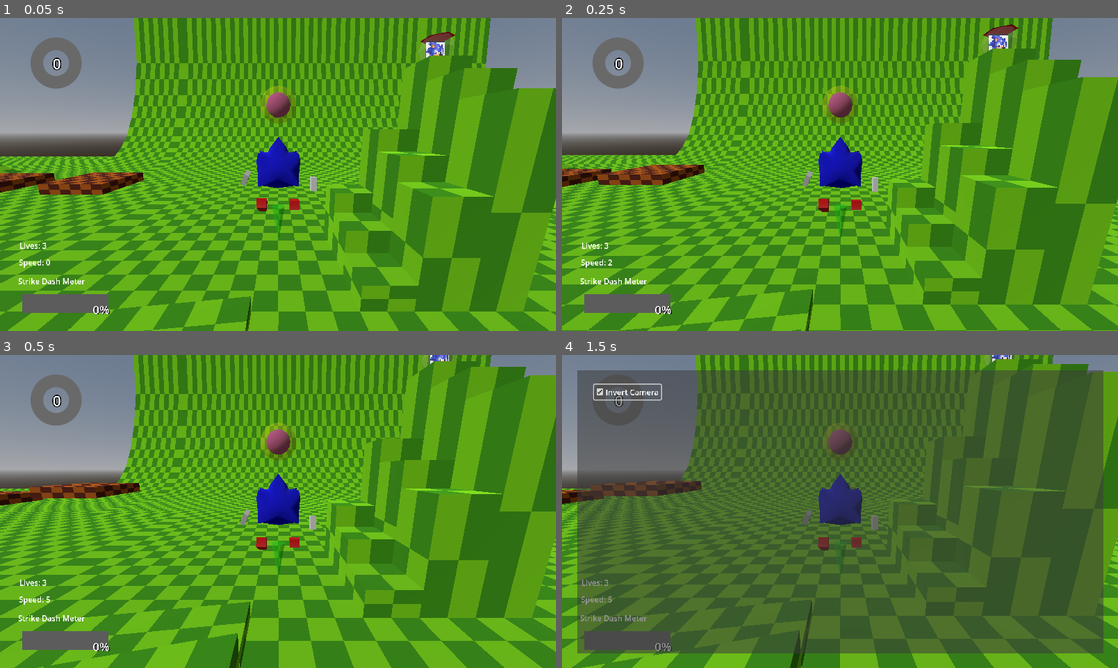
Above: before the commit, frames 1-4 (two rows, left to right).
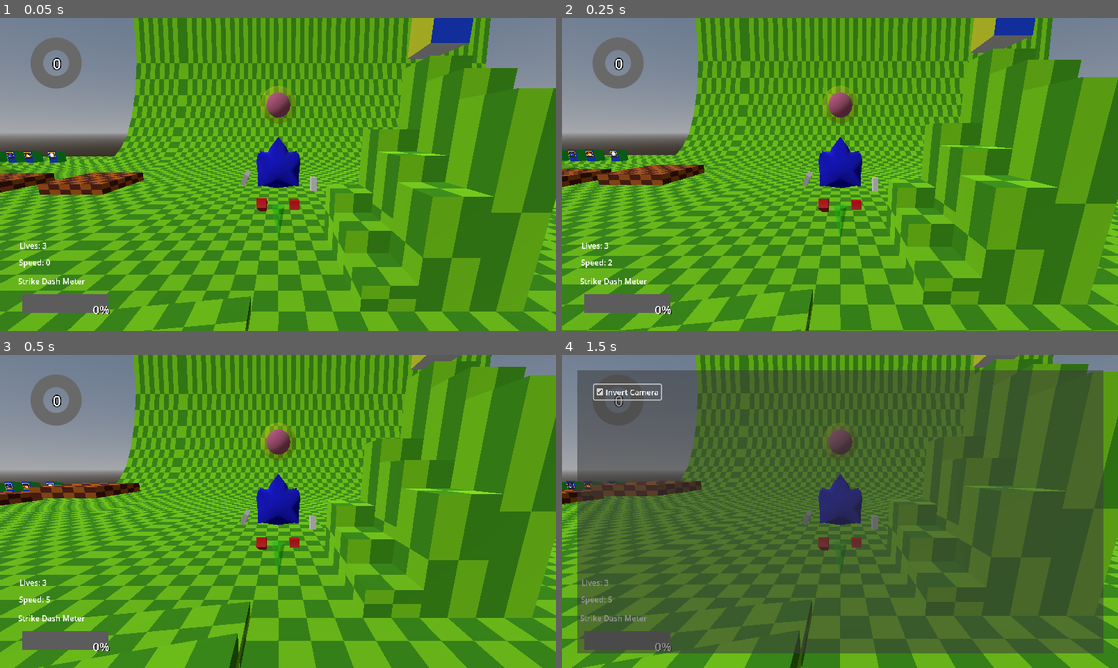
Above: after the commit, the same moments.

Repository: virattus/sonic-ringworlds-s1
Game: Godot game, scene res://scenes/MovementTesting/MovementTesting.tscn
Same seed, same stepped clock (60 frames per second), same inputs: the game is played once before the commit and once after it. Sound files missing from this copy of the repository are replaced by a short silence.
Inputs (mouse positions are in pixels of both pictures, inside the frame that each line leads up to):
- Up to frame 1 (0.05 s): no input
- Up to frame 2 (0.25 s): no input
- Up to frame 3 (0.5 s): no input
- Up to frame 4 (1.5 s): tap Enter (Pause) at 0.5 s; move the mouse to (962, 495) at 0.52 s; hold D (Move_Right) 0.53-1.25 s; tap Ctrl (Attack) at 0.6 s; click (962, 495) at 0.67 s; tap Space (Jump) at 0.77 s; click "Invert Camera" at 1.25 s

The runs differ from the first frame. In frame 1, 1.6% of the frame differs, in the area x 0-86%, y 0-47%; in frame 2, 1.4%; in frame 3, 0.5%; in frame 4, 0.3%.

Commit message:
item boxes and shields

Diff:
--- a/effects/Shield/NormalShield.tscn
+++ b/effects/Shield/NormalShield.tscn
@@ -64,8 +64,10 @@
 [node name="NormalShield" instance=ExtResource("1_i1dh4")]
 
 [node name="BackSprite" parent="." index="0"]
+modulate = Color(1, 1, 1, 0.501961)
 sprite_frames = SubResource("SpriteFrames_s6f42")
 
 [node name="FrontSprite" parent="." index="1"]
+modulate = Color(1, 1, 1, 0.501961)
 sprite_frames = SubResource("SpriteFrames_v1v50")
 autoplay = "default"
--- a/effects/Shield/Shield.tscn
+++ b/effects/Shield/Shield.tscn
@@ -6,11 +6,14 @@
 script = ExtResource("1_3gojj")
 
 [node name="BackSprite" type="AnimatedSprite3D" parent="."]
+modulate = Color(1, 1, 1, 0.501961)
 pixel_size = 0.03
 billboard = 1
 texture_filter = 0
 
 [node name="FrontSprite" type="AnimatedSprite3D" parent="."]
+sorting_offset = 5.0
+modulate = Color(1, 1, 1, 0.501961)
 pixel_size = 0.03
 billboard = 1
 texture_filter = 0
--- a/effects/Shield/ThunderShield.tscn
+++ b/effects/Shield/ThunderShield.tscn
@@ -20,6 +20,18 @@
 "frames": [{
 "duration": 1.0,
 "texture": SubResource("AtlasTexture_l3eje")
+}, {
+"duration": 1.0,
+"texture": SubResource("AtlasTexture_6mcjs")
+}, {
+"duration": 1.0,
+"texture": SubResource("AtlasTexture_jamun")
+}, {
+"duration": 1.0,
+"texture": SubResource("AtlasTexture_6mcjs")
+}, {
+"duration": 1.0,
+"texture": SubResource("AtlasTexture_jamun")
 }, {
 "duration": 1.0,
 "texture": SubResource("AtlasTexture_6mcjs")
--- a/effects/Shield/shield.gd
+++ b/effects/Shield/shield.gd
@@ -2,6 +2,6 @@
 
 
 func _physics_process(delta: float) -> void:
-	var cam : Camera3D = get_viewport().get_camera_3D()
+	var cam : Camera3D = get_viewport().get_camera_3d()
 
 	#look_at(cam.global_position)
--- a/entities/Balloon/Balloon.tscn
+++ b/entities/Balloon/Balloon.tscn
@@ -31,6 +31,9 @@
 
 [node name="BalloonModel" parent="CharacterMesh" index="0" instance=ExtResource("2_5xh2y")]
 
+[node name="SpotShadow" parent="." index="4"]
+visible = false
+
 [node name="Hurtbox" parent="." index="5"]
 monitoring = false
 
@@ -40,7 +43,6 @@
 
 [node name="Hitbox" parent="." index="6"]
 monitoring = false
-monitorable = false
 
 [node name="Idle" parent="StateMachine" index="1"]
 script = ExtResource("5_w0551")
--- a/entities/Character/Character.gd
+++ b/entities/Character/Character.gd
@@ -55,7 +55,7 @@
 	CharMesh.look_at(target)
 
 
-func _on_hurtbox_hurtbox_activated(Source: Hitbox, Damage: int) -> void:
+func DamageReceived(SourcePos: Vector3, Damage: int) -> void:
 	if Health <= 0:
 		return
 
@@ -64,3 +64,7 @@
 	HealthChanged.emit(float(Damage) / float(MaxHealth))
 	if Health <= 0:
 		HealthEmpty.emit()
+
+
+func _on_hurtbox_hurtbox_activated(Source: Hitbox, Damage: int) -> void:
+	DamageReceived(Source.global_position, Damage)
--- a/entities/ItemBox/ItemBox.gd
+++ b/entities/ItemBox/ItemBox.gd
@@ -1,11 +1,19 @@
 extends Area3D
 
 
+@onready var ItemBoxModel = $ItemBoxClassic
 
 
 func ActivateItemBox(source: Character) -> void:
 	$SndItemBoxOpened.play()
-	$Icosphere.visible = false
+	ItemBoxModel.visible = false
+	DeactivateCollision()
+
+
+
+func DeactivateCollision() -> void:
+	$CollisionShape3D.set_deferred("disabled", true)
+	$Hurtbox/CollisionShape3D.set_deferred("disabled", true)
 
 
 func _on_hurtbox_hurtbox_activated(_Source: Hitbox, _Damage: int) -> void:
--- a/entities/ItemBox/ItemBox.tscn
+++ b/entities/ItemBox/ItemBox.tscn
@@ -1,12 +1,13 @@
-[gd_scene load_steps=10 format=4 uid="uid://bc8vbxj2akg2u"]
+[gd_scene load_steps=11 format=4 uid="uid://bc8vbxj2akg2u"]
 
 [ext_resource type="PackedScene" uid="uid://diggpp8iee3x4" path="res://entities/Hurtbox/Hurtbox.tscn" id="1_6m1vd"]
 [ext_resource type="Script" path="res://entities/ItemBox/ItemBox.gd" id="2_n0vx0"]
 [ext_resource type="Texture2D" uid="uid://cfd1o8uq5whn7" path="res://entities/ItemBox/ItemBoxIcons.png" id="3_1v8jt"]
 [ext_resource type="AudioStream" uid="uid://oggnx8vkwvs1" path="res://sounds/Genesis 32X SCD - Sonic the Hedgehog - Sound Effects/Sonic 1/S1_C1.wav" id="3_mcu8b"]
+[ext_resource type="PackedScene" uid="uid://dmwxy6mkx17s5" path="res://entities/ItemBox/Model_ItemBoxClassic.tscn" id="5_lgl37"]
 
-[sub_resource type="SphereShape3D" id="SphereShape3D_1y0pg"]
-radius = 0.712075
+[sub_resource type="BoxShape3D" id="BoxShape3D_juad7"]
+size = Vector3(1.45835, 2.28594, 1.81625)
 
 [sub_resource type="StandardMaterial3D" id="StandardMaterial3D_d0p8v"]
 resource_name = "Cap"
@@ -80,14 +81,17 @@
 script = ExtResource("2_n0vx0")
 
 [node name="CollisionShape3D" type="CollisionShape3D" parent="."]
-shape = SubResource("SphereShape3D_1y0pg")
+transform = Transform3D(1, 0, 0, 0, 1, 0, 0, 0, 1, 0.00532162, 1.14583, -0.184373)
+shape = SubResource("BoxShape3D_juad7")
 
 [node name="Hurtbox" parent="." instance=ExtResource("1_6m1vd")]
 
 [node name="CollisionShape3D" type="CollisionShape3D" parent="Hurtbox"]
-shape = SubResource("SphereShape3D_1y0pg")
+transform = Transform3D(1, 0, 0, 0, 1, 0, 0, 0, 1, 0, 1.10716, -0.106458)
+shape = SubResource("BoxShape3D_juad7")
 
 [node name="Icosphere" type="MeshInstance3D" parent="."]
+visible = false
 gi_mode = 0
 mesh = SubResource("ArrayMesh_o5jdy")
 skeleton = NodePath("")
@@ -105,6 +109,17 @@
 stream = ExtResource("3_mcu8b")
 bus = &"SoundEffects"
 
+[node name="ItemBoxClassic" parent="." instance=ExtResource("5_lgl37")]
+transform = Transform3D(0.8, 0, 0, 0, 0.8, 0, 0, 0, 0.8, 0, 0, 0)
+
+[node name="SpriteIcon" type="Sprite3D" parent="ItemBoxClassic"]
+transform = Transform3D(1, 0, 0, 0, 1, 0, 0, 0, 1, 0, 1.88797, 1.12693)
+pixel_size = 0.1
+texture_filter = 0
+texture = ExtResource("3_1v8jt")
+region_enabled = true
+region_rect = Rect2(0, 0, 16, 16)
+
 [connection signal="body_entered" from="." to="." method="_on_body_entered"]
 [connection signal="HurtboxActivated" from="Hurtbox" to="." method="_on_hurtbox_hurtbox_activated"]
 [connection signal="finished" from="SndItemBoxOpened" to="." method="_on_snd_item_box_opened_finished"]
--- /dev/null
+++ b/entities/ItemBox/Model_ItemBoxClassic.tscn
@@ -0,0 +1,5 @@
+[gd_scene load_steps=2 format=3 uid="uid://dmwxy6mkx17s5"]
+
+[ext_resource type="PackedScene" uid="uid://cib720vwpwm6y" path="res://entities/ItemBox/ItemBoxClassic.glb" id="1_ndkxt"]
+
+[node name="ItemBoxClassic" instance=ExtResource("1_ndkxt")]
--- a/entities/ItemBox/OneUp/OneUp.tscn
+++ b/entities/ItemBox/OneUp/OneUp.tscn
@@ -8,3 +8,6 @@
 
 [node name="SpriteIcon" parent="Icosphere" index="0"]
 region_rect = Rect2(16, 48, 16, 16)
+
+[node name="SpriteIcon" parent="ItemBoxClassic" index="1"]
+region_rect = Rect2(16, 48, 16, 16)
--- a/entities/ItemBox/Ring/ItemBoxRing.tscn
+++ b/entities/ItemBox/Ring/ItemBoxRing.tscn
@@ -5,6 +5,10 @@
 
 [node name="ItemBoxRing" instance=ExtResource("1_smeie")]
 script = ExtResource("2_jpa3b")
+RingCount = 10
 
 [node name="SpriteIcon" parent="Icosphere" index="0"]
 region_rect = Rect2(0, 48, 16, 16)
+
+[node name="SpriteIcon" parent="ItemBoxClassic" index="1"]
+region_rect = Rect2(0, 48, 16, 16)
--- a/entities/ItemBox/Ring/item_box_ring.gd
+++ b/entities/ItemBox/Ring/item_box_ring.gd
@@ -1 +1,9 @@
 extends "res://entities/ItemBox/ItemBox.gd"
+
+
+@export var RingCount := 10
+
+
+func ActivateItemBox(source: Character) -> void:
+	source.CollectRing(RingCount)
+	super(source)
--- a/entities/ItemBox/Robotnik/ItemBoxRobotnik.tscn
+++ b/entities/ItemBox/Robotnik/ItemBoxRobotnik.tscn
@@ -1,35 +1,20 @@
-[gd_scene load_steps=6 format=3 uid="uid://c71uqkxc2gu6x"]
+[gd_scene load_steps=4 format=3 uid="uid://c71uqkxc2gu6x"]
 
 [ext_resource type="PackedScene" uid="uid://bc8vbxj2akg2u" path="res://entities/ItemBox/ItemBox.tscn" id="1_m1bwi"]
 [ext_resource type="Script" path="res://entities/ItemBox/Robotnik/item_box_robotnik.gd" id="2_48n88"]
 [ext_resource type="AudioStream" uid="uid://cbq3loeljts3v" path="res://sounds/Genesis 32X SCD - Sonic the Hedgehog - Sound Effects/Sonic 1/S1_A6.wav" id="3_mlbs0"]
-[ext_resource type="Script" path="res://entities/Hitbox/Hitbox.gd" id="3_rnlvf"]
-
-[sub_resource type="SphereShape3D" id="SphereShape3D_qjdra"]
 
 [node name="ItemBoxRobotnik" instance=ExtResource("1_m1bwi")]
 script = ExtResource("2_48n88")
 
-[node name="Hitbox" type="Area3D" parent="." index="0"]
-collision_layer = 64
-collision_mask = 32
-script = ExtResource("3_rnlvf")
-
-[node name="CollisionShape3D" type="CollisionShape3D" parent="Hitbox" index="0"]
-shape = SubResource("SphereShape3D_qjdra")
-
-[node name="CollisionShape3D" parent="." index="1"]
-shape = null
-
-[node name="CollisionShape3D" parent="Hurtbox" index="0"]
-shape = null
-
 [node name="SpriteIcon" parent="Icosphere" index="0"]
 region_rect = Rect2(48, 0, 16, 16)
 
-[node name="SndSpikes" type="AudioStreamPlayer" parent="." index="5"]
+[node name="SndSpikes" type="AudioStreamPlayer" parent="." index="4"]
 stream = ExtResource("3_mlbs0")
 bus = &"SoundEffects"
 
-[connection signal="HitboxActivated" from="Hitbox" to="." method="_on_hitbox_hitbox_activated"]
+[node name="SpriteIcon" parent="ItemBoxClassic" index="1"]
+region_rect = Rect2(48, 0, 16, 16)
+
 [connection signal="finished" from="SndSpikes" to="." method="_on_snd_spikes_finished"]
--- a/entities/ItemBox/Robotnik/item_box_robotnik.gd
+++ b/entities/ItemBox/Robotnik/item_box_robotnik.gd
@@ -3,13 +3,15 @@
 
 func ActivateItemBox(source: Character) -> void:
 	$SndSpikes.play()
-	$Icosphere.visible = false
+	DeactivateCollision()
+	ItemBoxModel.visible = false
+	source.DamageReceived(global_position, 1)
+
 
 
 func _on_hitbox_hitbox_activated(Target: Hurtbox) -> void:
-	$SndSpikes.play()
-	$Hitbox.monitoring = false
-	$Hitbox.monitorable = false
+	ActivateItemBox(Target.get_parent())
+
 
 
 func _on_snd_spikes_finished() -> void:
--- /dev/null
+++ b/entities/ItemBox/Shield/ItemBoxShield.gd
@@ -0,0 +1,34 @@
+extends "res://entities/ItemBox/ItemBox.gd"
+
+
+@export_enum("NORMAL", "FIRE", "WATER", "THUNDER") var ShieldType = "NORMAL"
+
+
+func _ready() -> void:
+	var IconRect := Rect2(32, 32, 16, 16)
+
+	match ShieldType:
+		"FIRE":
+			IconRect = Rect2(32, 0, 16, 16)
+		"WATER":
+			IconRect = Rect2(0, 16, 16, 16)
+		"THUNDER":
+			IconRect = Rect2(16, 0, 16, 16)
+
+	$ItemBoxClassic/SpriteIcon.region_rect = IconRect
+
+
+func ActivateItemBox(source: Character) -> void:
+	var shieldstate = Player.ShieldState.NORMAL_SHIELD
+
+	match ShieldType:
+		"FIRE":
+			shieldstate = Player.ShieldState.FIRE_SHIELD
+		"WATER":
+			shieldstate = Player.ShieldState.WATER_SHIELD
+		"THUNDER":
+			shieldstate = Player.ShieldState.THUNDER_SHIELD
+
+	source.SetShieldState(shieldstate)
+
+	super(source)
--- /dev/null
+++ b/entities/ItemBox/Shield/ItemBoxShield.tscn
@@ -0,0 +1,11 @@
+[gd_scene load_steps=3 format=3 uid="uid://cpnpfsukxmg3y"]
+
+[ext_resource type="PackedScene" uid="uid://bc8vbxj2akg2u" path="res://entities/ItemBox/ItemBox.tscn" id="1_0lo47"]
+[ext_resource type="Script" path="res://entities/ItemBox/Shield/ItemBoxShield.gd" id="2_gfflv"]
+
+[node name="ItemBoxShield" instance=ExtResource("1_0lo47")]
+script = ExtResource("2_gfflv")
+ShieldType = "NORMAL"
+
+[node name="SpriteIcon" parent="ItemBoxClassic" index="1"]
+region_rect = Rect2(32, 32, 16, 16)
--- a/entities/Sonic/Sonic.gd
+++ b/entities/Sonic/Sonic.gd
@@ -1,3 +1,4 @@
+class_name Player
 extends Character
 
 
@@ -220,14 +221,14 @@
 	return newVelocity
 
 
-func CollectRing() -> bool:
+func CollectRing(ringCount := 1) -> bool:
 	if !CanCollectRings:
 		return false
 
 	if Globals.RingCount < 100:
 		$SndRingCollect.play()
 		DashModeCharge += PARAMETERS.DASHMODE_INCREMENT_RING
-		Globals.RingCount += 1
+		Globals.RingCount += ringCount
 		return true
 
 	return false
@@ -245,10 +246,12 @@
 
 
 func SetShieldState(newState: ShieldState) -> void:
+	if CurrentShieldState != ShieldState.NONE:
+		CurrentShield.queue_free()
+		CurrentShield = null
+
 	CurrentShieldState = newState
 
-	CurrentShield.queue_free()
-	CurrentShield = null
 
 	match newState:
 		ShieldState.NORMAL_SHIELD:
@@ -352,18 +355,24 @@
 			DashModeCharge += PARAMETERS.DASHMODE_INCREMENT_ENEMY
 
 
+
+
 func _on_hitbox_hitbox_activated(Target: Hurtbox) -> void:
 	AttackHit(Target)
 
 
-func _on_hurtbox_hurtbox_activated(Source: Hitbox, Damage: int) -> void:
+func DamageReceived(SourcePos: Vector3, Damage: int) -> void:
 	if Invincible or (Damage < DamageThreshold):
 		return
 
 	if Globals.RingCount > 0:
 		StateM.ChangeState("Hurt", {
-			"BounceDirection": Source.global_position.direction_to(global_position).normalized() * Vector3(3, 0, 3),
+			"BounceDirection": SourcePos.direction_to(global_position).normalized() * Vector3(3, 0, 3),
 			"DropRings": true,
 		})
 	else:
 		StateM.ChangeState("Death")
+
+
+func _on_hurtbox_hurtbox_activated(Source: Hitbox, Damage: int) -> void:
+	DamageReceived(Source.global_position, Damage)
--- a/entities/Sonic/Sonic.tscn
+++ b/entities/Sonic/Sonic.tscn
@@ -108,20 +108,20 @@
 transform = Transform3D(-0.1, 0, -8.74228e-09, 0, 0.1, 0, 8.74228e-09, 0, -0.1, 0, -0.5, 0)
 
 [node name="Skeleton3D" parent="CharacterMesh/SonicModel/Armature" index="0"]
-bones/1/position = Vector3(-2.92812e-09, 0.558362, 2.96742)
-bones/2/position = Vector3(-5.13685, 0.310201, 3.02074)
-bones/2/rotation = Quaternion(2.54968e-08, -0.803174, 0.595745, -3.56518e-08)
+bones/1/position = Vector3(2.06351e-08, 0.236038, 3.00351)
+bones/2/position = Vector3(-5.13685, 0.131133, 3.45273)
+bones/2/rotation = Quaternion(3.27698e-08, -0.749685, 0.661795, -2.8928e-08)
 bones/3/position = Vector3(-2.48036, 1.78814e-07, 1.32379)
 bones/3/rotation = Quaternion(0, 0, 0, 1)
-bones/4/position = Vector3(5.13685, 0.310201, 3.02074)
-bones/4/rotation = Quaternion(2.54968e-08, -0.803174, 0.595745, -3.56518e-08)
+bones/4/position = Vector3(5.13685, 0.131133, 3.45273)
+bones/4/rotation = Quaternion(3.27698e-08, -0.749685, 0.661795, -2.8928e-08)
 bones/5/position = Vector3(2.48036, 1.78814e-07, 1.32379)
 bones/5/rotation = Quaternion(0, 0, 0, 1)
-bones/6/position = Vector3(-2.92812e-09, 0.558362, 5.20637)
+bones/6/position = Vector3(2.06351e-08, 0.236038, 5.24246)
 bones/6/scale = Vector3(1, 1, 1)
 
 [node name="BoneAttachBody" type="BoneAttachment3D" parent="CharacterMesh/SonicModel/Armature/Skeleton3D" index="4"]
-transform = Transform3D(1, 0, -8.74228e-08, 0, 1, 0, 8.74228e-08, 0, 1, 2.92812e-09, 2.96742, 0.558362)
+transform = Transform3D(1, 0, -8.74228e-08, 0, 1, 0, 8.74228e-08, 0, 1, -2.06351e-08, 3.00351, 0.236038)
 bone_name = "Head"
 bone_idx = 1
 
@@ -157,7 +157,7 @@
 Colour = Color(1, 0, 0, 1)
 
 [node name="BoneAttachHandL" type="BoneAttachment3D" parent="CharacterMesh/SonicModel/Armature/Skeleton3D" index="7"]
-transform = Transform3D(1, -1.52198e-09, -8.76485e-08, -2.689e-08, -0.956973, -0.290177, -8.34356e-08, 0.290177, -0.956973, 5.13685, 3.02074, 0.310201)
+transform = Transform3D(1, 1.08452e-08, -8.67475e-08, 2.13163e-14, -0.992276, -0.124054, -8.74228e-08, 0.124054, -0.992276, 5.13685, 3.45273, 0.131133)
 bone_name = "Hand.L"
 bone_idx = 2
 
@@ -168,7 +168,7 @@
 Size = 0.3
 
 [node name="BoneAttachHandR" type="BoneAttachment3D" parent="CharacterMesh/SonicModel/Armature/Skeleton3D" index="8"]
-transform = Transform3D(1, -1.52198e-09, -8.76485e-08, -2.689e-08, -0.956973, -0.290177, -8.34356e-08, 0.290177, -0.956973, -5.13685, 3.02074, 0.310201)
+transform = Transform3D(1, 1.08452e-08, -8.67475e-08, 2.13163e-14, -0.992276, -0.124054, -8.74228e-08, 0.124054, -0.992276, -5.13685, 3.45273, 0.131133)
 bone_name = "Hand.R"
 bone_idx = 4
 
@@ -180,6 +180,7 @@
 
 [node name="SonicBall" type="Sprite3D" parent="CharacterMesh" index="1"]
 visible = false
+sorting_offset = 2.0
 pixel_size = 0.03
 billboard = 1
 alpha_cut = 1
--- a/scenes/MovementTesting/MovementTesting.tscn
+++ b/scenes/MovementTesting/MovementTesting.tscn
@@ -13,6 +13,8 @@
 [ext_resource type="PackedScene" uid="uid://bjr18jlu05h2" path="res://entities/Water/Water.tscn" id="10_p0iry"]
 [ext_resource type="PackedScene" uid="uid://on38c03lqkyd" path="res://entities/BoosterGround/BoosterGround.tscn" id="11_kueol"]
 [ext_resource type="PackedScene" uid="uid://c71uqkxc2gu6x" path="res://entities/ItemBox/Robotnik/ItemBoxRobotnik.tscn" id="12_f252l"]
+[ext_resource type="PackedScene" uid="uid://cpnpfsukxmg3y" path="res://entities/ItemBox/Shield/ItemBoxShield.tscn" id="13_eumha"]
+[ext_resource type="PackedScene" uid="uid://cmvul107l0dvg" path="res://entities/ItemBox/Ring/ItemBoxRing.tscn" id="14_cms30"]
 
 [sub_resource type="BoxShape3D" id="BoxShape3D_cgjes"]
 size = Vector3(300, 200, 200)
@@ -23,21 +25,21 @@
 transform = Transform3D(1, 0, 0, 0, 1, 0, 0, 0, 1, 0, 5.23502, 0)
 
 [node name="Skeleton3D" parent="Sonic/CharacterMesh/SonicModel/Armature" index="0"]
-bones/1/position = Vector3(3.95579e-08, 0.45249, 2.97927)
-bones/2/position = Vector3(-5.13685, 0.251383, 3.16263)
-bones/2/rotation = Quaternion(3.43684e-08, -0.786256, 0.617901, -2.70093e-08)
-bones/4/position = Vector3(5.13685, 0.251383, 3.16263)
-bones/4/rotation = Quaternion(3.43684e-08, -0.786256, 0.617901, -2.70093e-08)
-bones/6/position = Vector3(3.95579e-08, 0.45249, 5.21822)
+bones/1/position = Vector3(-3.76986e-08, 0.160634, 3.01195)
+bones/2/position = Vector3(-5.13685, 0.0892412, 3.55379)
+bones/2/rotation = Quaternion(2.25597e-08, -0.736366, 0.676583, -3.92023e-08)
+bones/4/position = Vector3(5.13685, 0.0892412, 3.55379)
+bones/4/rotation = Quaternion(2.25597e-08, -0.736366, 0.676583, -3.92023e-08)
+bones/6/position = Vector3(-3.76986e-08, 0.160634, 5.25091)
 
 [node name="BoneAttachBody" parent="Sonic/CharacterMesh/SonicModel/Armature/Skeleton3D" index="4"]
-transform = Transform3D(1, 0, -8.74228e-08, 0, 1, 0, 8.74228e-08, 0, 1, -3.95579e-08, 2.97927, 0.45249)
+transform = Transform3D(1, 0, -8.74228e-08, 0, 1, 0, 8.74228e-08, 0, 1, 3.76986e-08, 3.01195, 0.160634)
 
 [node name="BoneAttachHandL" parent="Sonic/CharacterMesh/SonicModel/Armature/Skeleton3D" index="7"]
-transform = Transform3D(1, 2.06666e-08, -8.49449e-08, 2.4869e-14, -0.971656, -0.236398, -8.74228e-08, 0.236398, -0.971656, 5.13685, 3.16263, 0.251383)
+transform = Transform3D(1, -1.98229e-08, -8.82615e-08, -2.72075e-08, -0.996426, -0.0844704, -8.62716e-08, 0.0844705, -0.996426, 5.13685, 3.55379, 0.0892412)
 
 [node name="BoneAttachHandR" parent="Sonic/CharacterMesh/SonicModel/Armature/Skeleton3D" index="8"]
-transform = Transform3D(1, 2.06666e-08, -8.49449e-08, 2.4869e-14, -0.971656, -0.236398, -8.74228e-08, 0.236398, -0.971656, -5.13685, 3.16263, 0.251383)
+transform = Transform3D(1, -1.98229e-08, -8.82615e-08, -2.72075e-08, -0.996426, -0.0844704, -8.62716e-08, 0.0844705, -0.996426, -5.13685, 3.55379, 0.0892412)
 
 [node name="KillBox" parent="." index="8"]
 transform = Transform3D(1, 0, 0, 0, 1, 0, 0, 0, 1, -36.7569, 0, 0)
@@ -542,31 +544,58 @@
 [node name="Spikes" parent="MovementTesting" index="18" instance=ExtResource("9_j82kp")]
 transform = Transform3D(1, 0, 0, 0, 1, 0, 0, 0, 1, 36.6713, 0, 0)
 
-[node name="Water" parent="MovementTesting" index="19" instance=ExtResource("10_p0iry")]
+[node name="ItemBoxShield" parent="MovementTesting" index="19" instance=ExtResource("13_eumha")]
+transform = Transform3D(1, 0, 0, 0, 1, 0, 0, 0, 1, -44.4513, 0, -37.7735)
+
+[node name="ItemBoxShield2" parent="MovementTesting" index="20" instance=ExtResource("13_eumha")]
+transform = Transform3D(1, 0, 0, 0, 1, 0, 0, 0, 1, -49.2004, 0, -37.7735)
+ShieldType = "FIRE"
+
+[node name="ItemBoxShield3" parent="MovementTesting" index="21" instance=ExtResource("13_eumha")]
+transform = Transform3D(1, 0, 0, 0, 1, 0, 0, 0, 1, -52.6094, 0, -37.7735)
+ShieldType = "WATER"
+
+[node name="ItemBoxShield4" parent="MovementTesting" index="22" instance=ExtResource("13_eumha")]
+transform = Transform3D(1, 0, 0, 0, 1, 0, 0, 0, 1, -56.6141, 0, -37.7735)
+ShieldType = "THUNDER"
+
+[node name="Water" parent="MovementTesting" index="23" instance=ExtResource("10_p0iry")]
 transform = Transform3D(48, 0, 0, 0, 8, 0, 0, 0, 32, 28.736, -4.47278, 71.286)
 
-[node name="BoosterGround" parent="MovementTesting" index="20" instance=ExtResource("11_kueol")]
+[node name="BoosterGround" parent="MovementTesting" index="24" instance=ExtResource("11_kueol")]
 transform = Transform3D(-0.89685, 0, -0.442336, 0, 1, 0, 0.442336, 0, -0.89685, -8.26461, 0, 11.5962)
 BoostForce = 20.0
 
-[node name="BoosterGround2" parent="MovementTesting" index="21" instance=ExtResource("11_kueol")]
+[node name="BoosterGround2" parent="MovementTesting" index="25" instance=ExtResource("11_kueol")]
 transform = Transform3D(-4.37114e-08, 0, 1, 0, 1, 0, -1, 0, -4.37114e-08, 46.038, 0, 33.9684)
 BoostForce = 20.0
 
-[node name="BoosterGround3" parent="MovementTesting" index="22" instance=ExtResource("11_kueol")]
+[node name="BoosterGround3" parent="MovementTesting" index="26" instance=ExtResource("11_kueol")]
 transform = Transform3D(-1, 0, -8.74228e-08, 0, 1, 0, 8.74228e-08, 0, -1, 41.1228, 0, 33.9684)
 BoostForce = 20.0
 
-[node name="BoosterGround4" parent="MovementTesting" index="23" instance=ExtResource("11_kueol")]
+[node name="BoosterGround4" parent="MovementTesting" index="27" instance=ExtResource("11_kueol")]
 transform = Transform3D(1.19249e-08, 0, -1, 0, 1, 0, 1, 0, 1.19249e-08, 41.1228, 0, 38.8311)
 BoostForce = 20.0
 
-[node name="BoosterGround5" parent="MovementTesting" index="24" instance=ExtResource("11_kueol")]
+[node name="BoosterGround5" parent="MovementTesting" index="28" instance=ExtResource("11_kueol")]
 transform = Transform3D(1, 0, 0, 0, 1, 0, 0, 0, 1, 46.0643, 0, 38.8311)
 BoostForce = 20.0
 
-[node name="ItemBoxRobotnik" parent="MovementTesting" index="25" instance=ExtResource("12_f252l")]
-transform = Transform3D(1, 0, 0, 0, 1, 0, 0, 0, 1, -103.33, 21.0188, 0)
+[node name="ItemBoxRobotnik" parent="MovementTesting" index="29" instance=ExtResource("12_f252l")]
+transform = Transform3D(1, 0, 0, 0, 1, 0, 0, 0, 1, -103.33, 20.0886, 0)
+
+[node name="ItemBoxRobotnik2" parent="MovementTesting" index="30" instance=ExtResource("12_f252l")]
+transform = Transform3D(1, 0, 0, 0, 1, 0, 0, 0, 1, -77.2589, 40.1414, -18.2042)
+
+[node name="ItemBoxRing" parent="MovementTesting" index="31" instance=ExtResource("14_cms30")]
+transform = Transform3D(1, 0, 0, 0, 1, 0, 0, 0, 1, -69.6347, 40.1414, -18.2042)
+
+[node name="ItemBoxRing2" parent="MovementTesting" index="32" instance=ExtResource("14_cms30")]
+transform = Transform3D(1, 0, 0, 0, 1, 0, 0, 0, 1, -72.2918, 40.1414, -18.2042)
+
+[node name="ItemBoxRing3" parent="MovementTesting" index="33" instance=ExtResource("14_cms30")]
+transform = Transform3D(1, 0, 0, 0, 1, 0, 0, 0, 1, -74.7256, 40.1414, -18.2042)
 
 [node name="EnemyCrabmeat" parent="." index="10" instance=ExtResource("9_dh6p0")]
 transform = Transform3D(1, 0, 0, 0, 1, 0, 0, 0, 1, 0, 0, -16.2104)
Not shown, changed: effects/Shield/FireShieldBack.png.import
Not shown, changed: effects/Shield/FireShieldFront.png.import
Not shown, changed: effects/Shield/NormalShield.png.import
Not shown, changed: effects/Shield/ThunderShield.png.import
Not shown, changed: effects/Shield/WaterShield.png.import
Not shown: 1 places in scenes/MovementTesting/MovementTesting.tscn that only renumber resources
